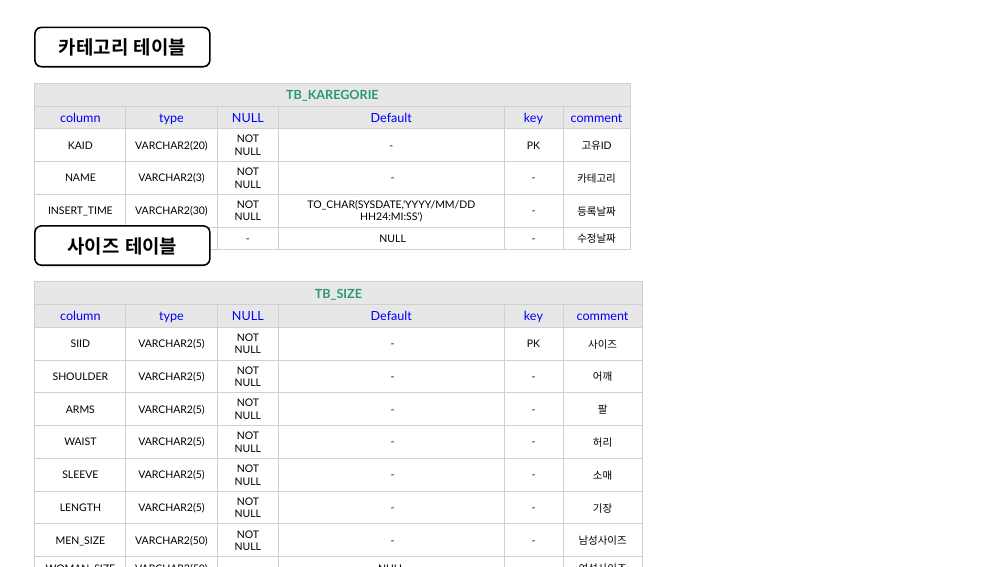
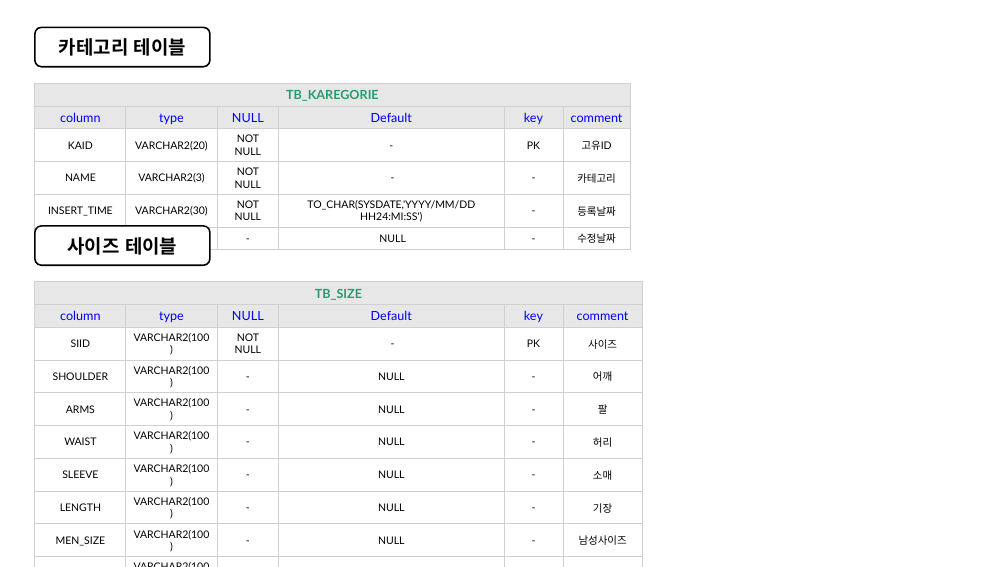
Before and after one commit to Engineer-Han/ITN2024, a slide deck: slide 5 of 01_메뉴얼/데이터 베이스/데이터베이스 스키마.pptx (slide 4 before the commit). Drawn at 1008x567 pixels with LibreOffice and Linux fonts; fonts in the diff are those of the drawing. Boxes give left, top, right and bottom in pixels: in the first picture for what was removed or moved away, otherwise in the second. Text is boxed around its words. In the diff, an @@ line names an element or a change of style, - is before the commit and + after.

```diff
--- a/01_메뉴얼/데이터 베이스/데이터베이스 스키마.pptx
+++ b/01_메뉴얼/데이터 베이스/데이터베이스 스키마.pptx
@@ table at <box>35,282,642,550</box> @@
-row 3, column 2: VARCHAR2(5)
+row 3, column 2: VARCHAR2(100)
-row 4: SHOULDER | VARCHAR2(5) | NOT NULL | - | - | 어깨
+row 4: SHOULDER | VARCHAR2(100) | - | NULL | - | 어깨
-row 5: ARMS | VARCHAR2(5) | NOT NULL | - | - | 팔
+row 5: ARMS | VARCHAR2(100) | - | NULL | - | 팔
-row 6: WAIST | VARCHAR2(5) | NOT NULL | - | - | 허리
+row 6: WAIST | VARCHAR2(100) | - | NULL | - | 허리
-row 7: SLEEVE | VARCHAR2(5) | NOT NULL | - | - | 소매
+row 7: SLEEVE | VARCHAR2(100) | - | NULL | - | 소매
-row 8: LENGTH | VARCHAR2(5) | NOT NULL | - | - | 기장
+row 8: LENGTH | VARCHAR2(100) | - | NULL | - | 기장
-row 9: MEN_SIZE | VARCHAR2(50) | NOT NULL | - | - | 남성사이즈
+row 9: MEN_SIZE | VARCHAR2(100) | - | NULL | - | 남성사이즈
-row 10, column 2: VARCHAR2(50)
+row 10, column 2: VARCHAR2(100)
-row 11, column 2: NUMVER(20)
+row 11, column 2: NUMVER(30)
-row 11, column 4: NULL
+row 11, column 4: 0
-row 12, column 2: VARCHAR2(30)
+row 12, column 2: VARCHAR2(100)
-row 13, column 2: VARCHAR2(30)
+row 13, column 2: VARCHAR2(100)
```
Also in this commit, not shown: 8 other slides changed, 2 slides added, 2 other files.
